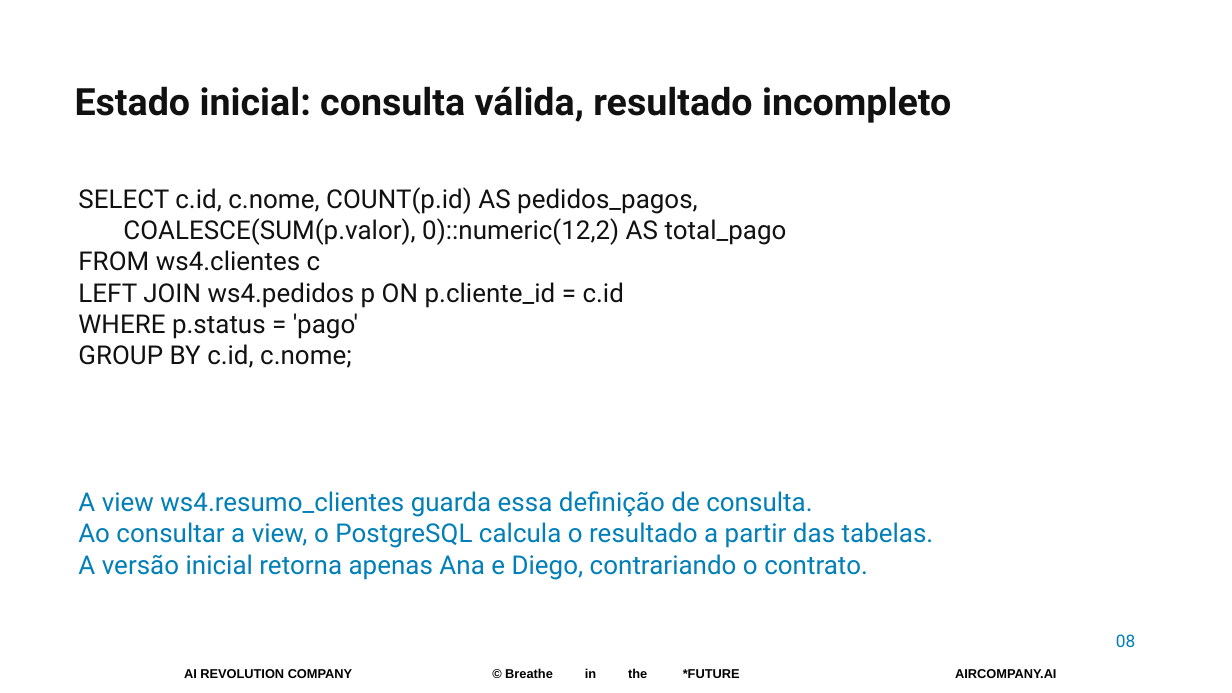
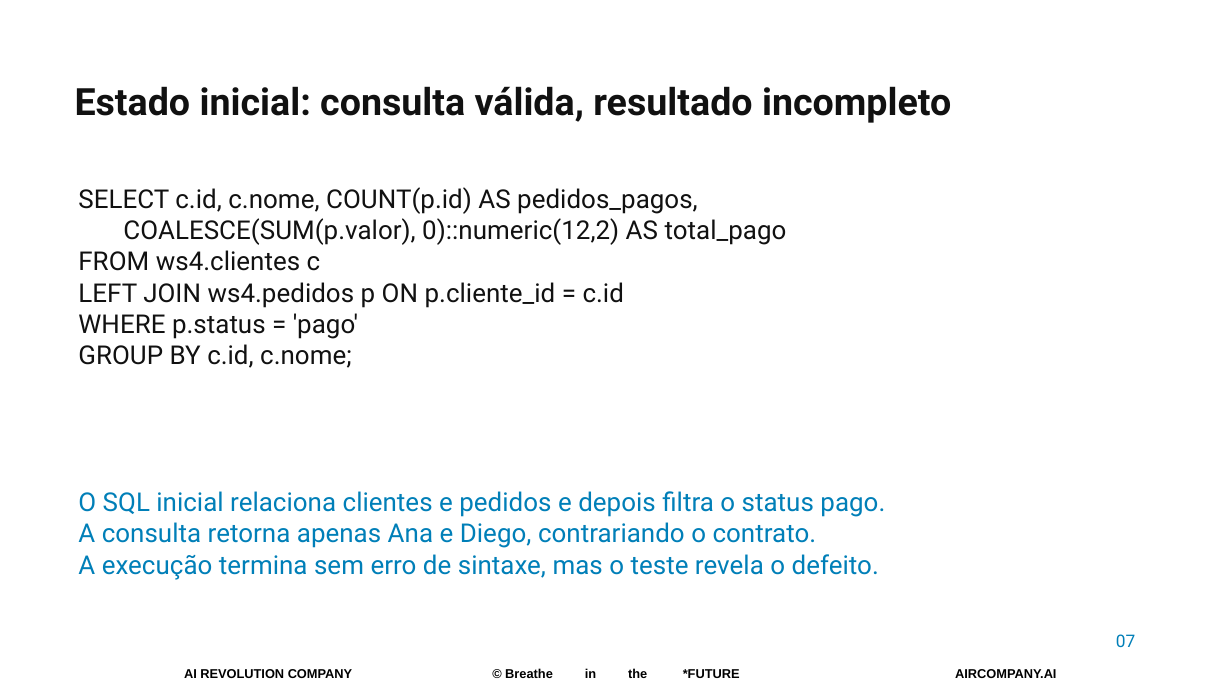
Before and after one commit to pedropalmieri/workshop4-pr-sql-ia, a slide deck: slide 7 of materiais/Workshop4-19nov2026.pptx (slide 8 before the commit). Drawn at 1232x693 pixels with LibreOffice and Linux fonts; fonts in the diff are those of the drawing; background and template pictures are left out. Boxes give left, top, right and bottom in pixels: in the first picture for what was removed or moved away, otherwise in the second. Text is boxed around its words. In the diff, an @@ line names an element or a change of style, - is before the commit and + after.

```diff
--- a/materiais/Workshop4-19nov2026.pptx
+++ b/materiais/Workshop4-19nov2026.pptx
@@ text at [78,491,885,580]: text changed @@
-A view ws4.resumo_clientes guarda essa definição de consulta.
-Ao consultar a view, o PostgreSQL calcula o resultado a partir das tabelas.
-A versão inicial retorna apenas Ana e Diego, contrariando o contrato.
+O SQL inicial relaciona clientes e pedidos e depois filtra o status pago.
+A consulta retorna apenas Ana e Diego, contrariando o contrato.
+A execução termina sem erro de sintaxe, mas o teste revela o defeito.
@@ text at [1116,634,1135,647]: text changed @@
-08
+07
```
Also in this commit, not shown: 16 other slides changed, 2 slides removed.
